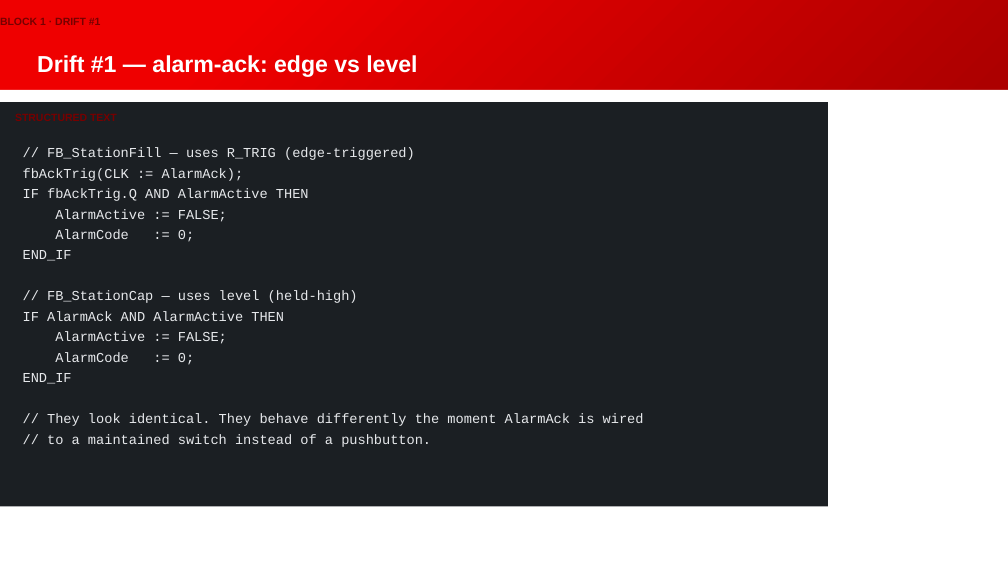
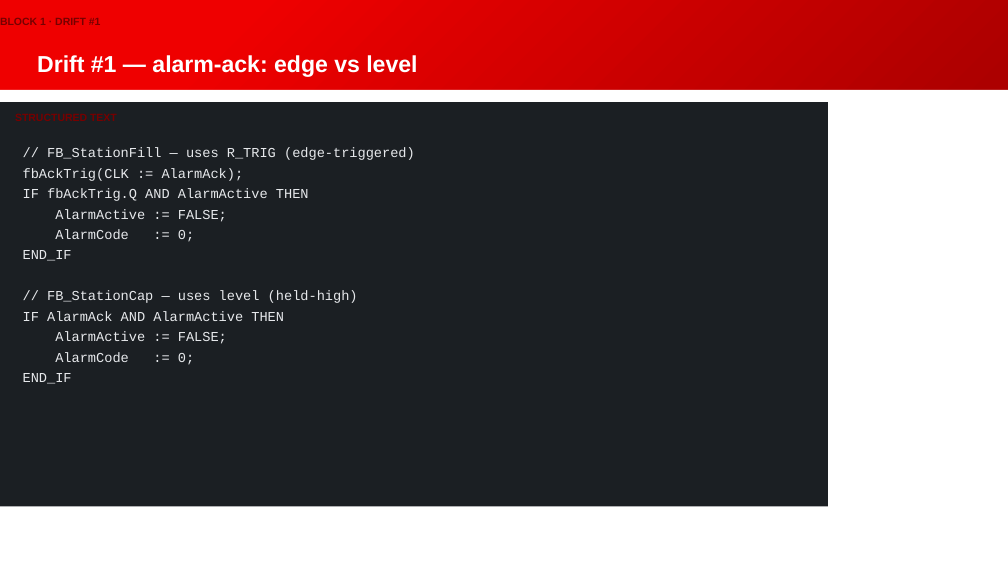
Before and after one commit to Beckhoff-USA-Community/Procedural_To_SOLID, a slide deck: slide 16 of presentation/NEM2026_workshop.pptx. Drawn at 1008x567 pixels with LibreOffice and Linux fonts; fonts in the diff are those of the drawing; background and template pictures are left out. Boxes give left, top, right and bottom in pixels: in the first picture for what was removed or moved away, otherwise in the second. Text is boxed around its words. In the diff, an @@ line names an element or a change of style, - is before the commit and + after.

```diff
--- a/presentation/NEM2026_workshop.pptx
+++ b/presentation/NEM2026_workshop.pptx
@@ text at (47, 413, 644, 447): paragraphs removed @@
-// They look identical. They behave differently the moment AlarmAck is wired
-// to a maintained switch instead of a pushbutton.
```
Also in this commit, not shown: 2 other slides changed.
